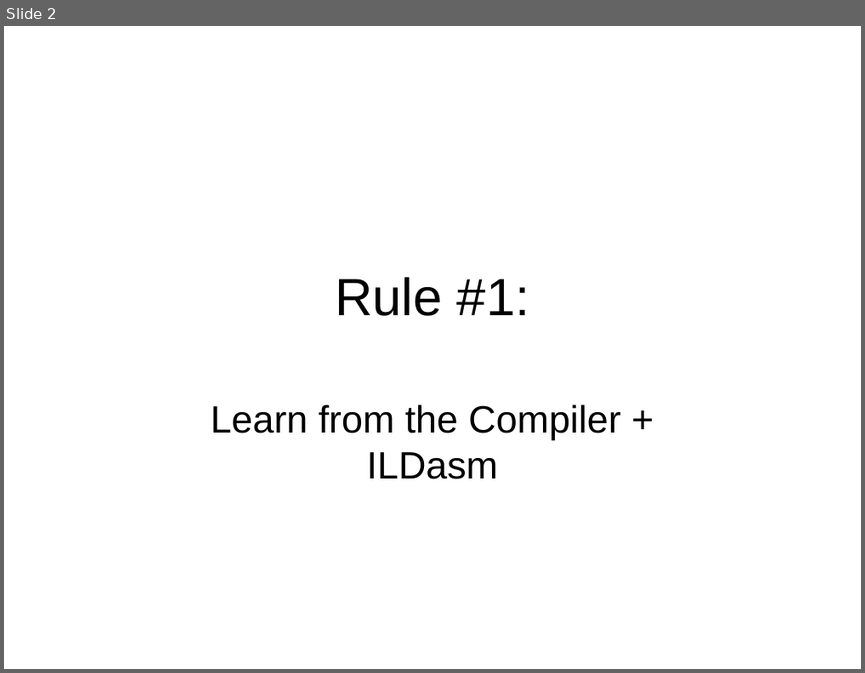
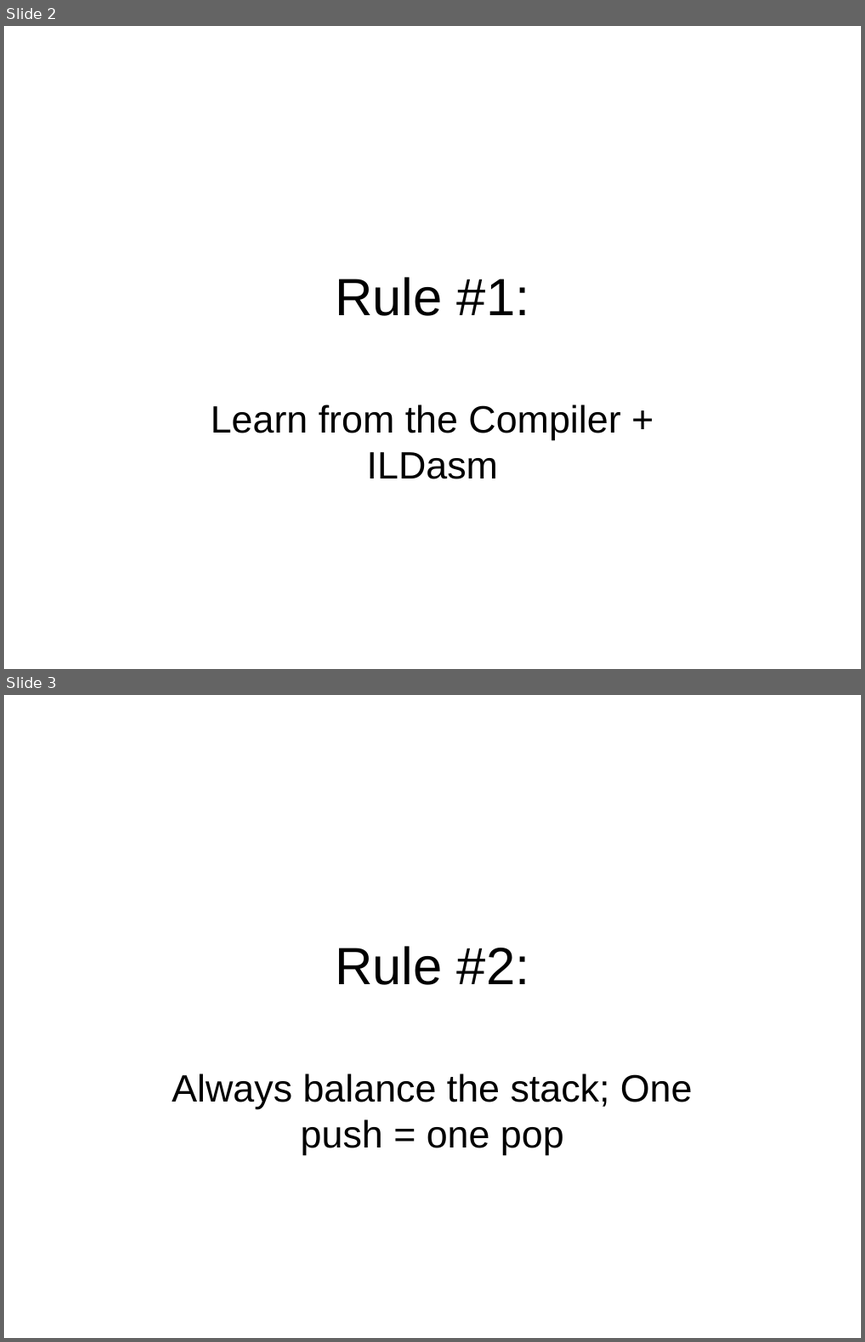
Before and after one commit to philiplaureano/ILRewritingTalk, a slide deck: Ten Simple Rules for Rewriting IL.ppt. Shown one above the other, each under a label of ours: slide 2 before the commit, slides 2 and 3 after it. The pictures are 865x673 and 865x1342 pixels, drawn with LibreOffice and Linux fonts; fonts in the diff are those of the drawing. Boxes give left, top, right and bottom in pixels: in the first picture for what was removed or moved away, otherwise in the second. Text is boxed around its words. In the diff, an @@ line names an element or a change of style, - is before the commit and + after.

Commit message:
Added sample code for Rule #2

```diff
--- a/Ten Simple Rules for Rewriting IL.ppt
+++ b/Ten Simple Rules for Rewriting IL.ppt
@@ slide 3 added at (x1=4, y1=695, x2=861, y2=1338), background #FFFFFF @@
@@ title added at (x1=335, y1=946, x2=530, y2=985), 44 pt, text #000000 @@
+Rule #2:
@@ subtitle added at (x1=171, y1=1073, x2=692, y2=1155), 32 pt, text #000000 @@
+Always balance the stack; One push = one pop
```
Also in this commit, not shown: 14 other files.
